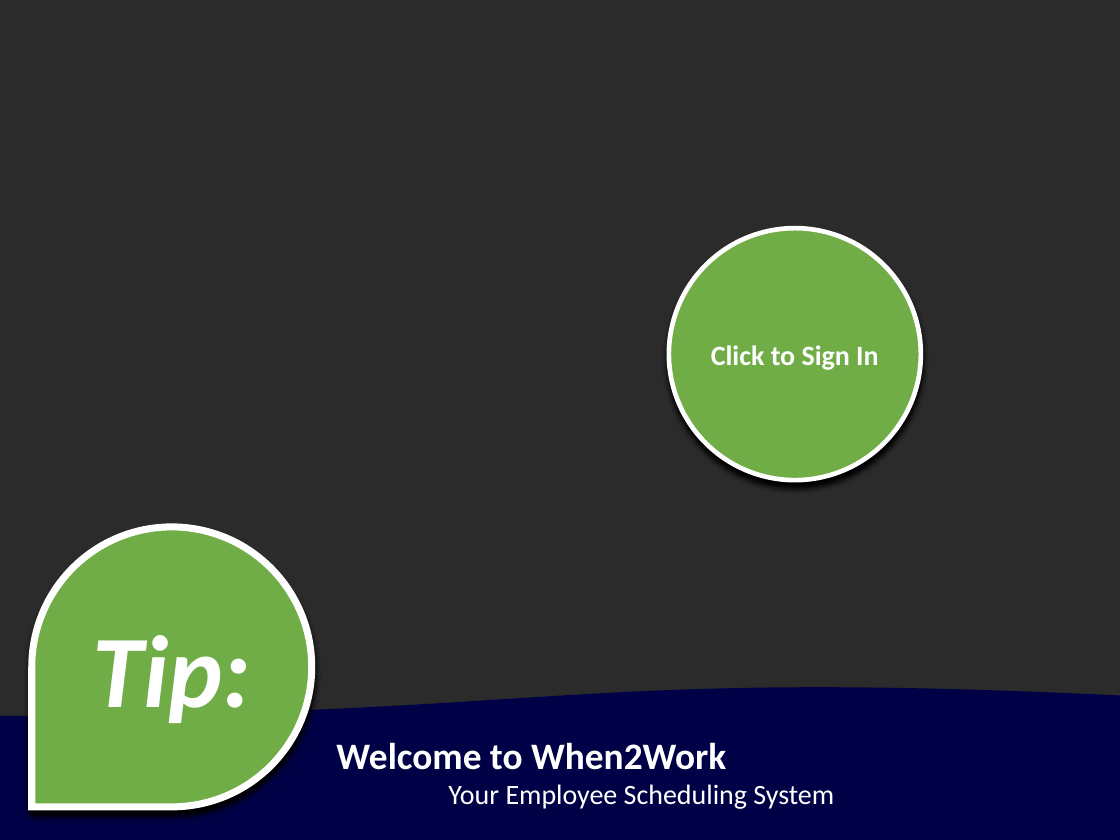
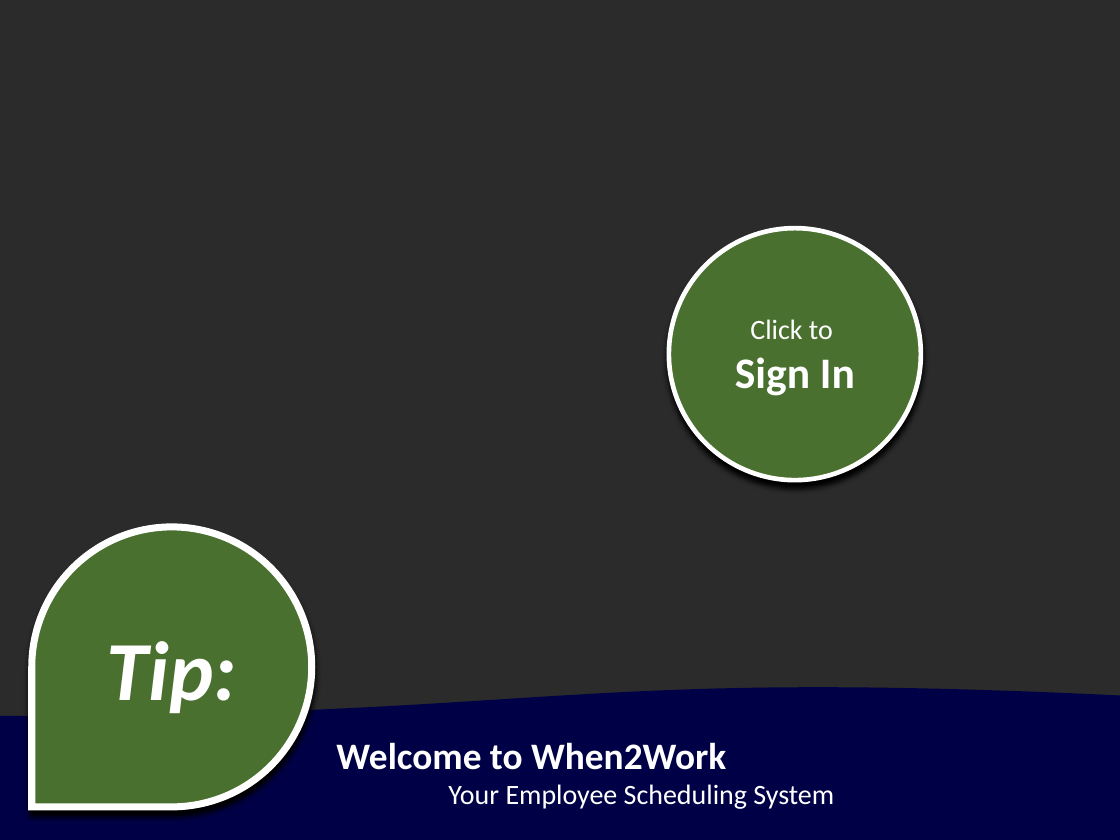
Before and after one commit to jstngoulet/ActiveNet_Trainer, a slide deck: slide 4 of When 2 Work/Introduction to W2W.pptx. Drawn at 1120x840 pixels with LibreOffice and Linux fonts; fonts in the diff are those of the drawing; background and template pictures are left out; a plain dark background stands for a picture behind light text. Boxes give left, top, right and bottom in pixels: in the first picture for what was removed or moved away, otherwise in the second. Text is boxed around its words. In the diff, an @@ line names an element or a change of style, - is before the commit and + after.

```diff
--- a/When 2 Work/Introduction to W2W.pptx
+++ b/When 2 Work/Introduction to W2W.pptx
@@ ellipse "Click to" at (669, 228, 921, 480): fill #70AD47 to #49702E @@
@@ text in ellipse at (735, 319, 855, 396): text changed; bold off @@
-Click to Sign In
+Click to
+Sign In
@@ teardrop at (31, 528, 311, 808): fill #70AD47 to #49702E @@
@@ text "Tip:" at (107, 641, 237, 714): size 66 to 54 pt @@
```
Also in this commit, not shown: 15 other slides changed, 13 other files.
